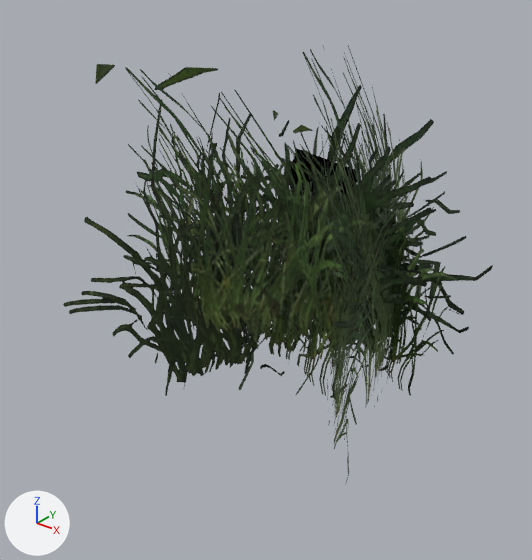
The glTF model ASSETS/Vegetation/Grass/ForestGrass001/Models/forest_grass_001_a_LOD1.gltf: old version first, new version second.
Before and after are seen from a 50 mm lens placed at (0.957, -1.411, 1.049), pointed at (-0.087, -0.105, 0.24). Arrows for +X, +Y and +Z are at lower left; the lights stay in place. The older version comes first.

In view in the first picture: 'forest_grass_001_a_LOD1'.
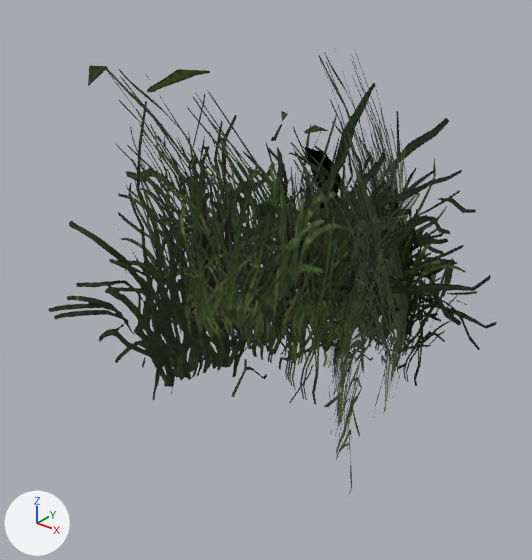
Location of each change, [x1, y1, x2, y2] in pixels of the pictures (532 x 560 px; the box of a moved part takes in the faces that stretch with it):
'forest_grass_001_a_LOD1', reshaped: before [63, 46, 493, 485]; after [49, 48, 497, 495]
part 1 of me_forest_grass_001_a_lod1, moved or reshaped: before [303, 46, 415, 408]; after [319, 48, 417, 415]
part 2 of me_forest_grass_001_a_lod1, moved or reshaped: before [251, 124, 412, 321]; after [236, 122, 394, 301]
part 3 of me_forest_grass_001_a_lod1, moved or reshaped: before [125, 67, 386, 398]; after [104, 67, 361, 405]
part 4 of me_forest_grass_001_a_lod1, moved or reshaped: before [266, 145, 459, 396]; after [251, 142, 467, 387]
part 5 of me_forest_grass_001_a_lod1, moved or reshaped: before [288, 115, 347, 365]; after [273, 108, 338, 309]
part 6 of me_forest_grass_001_a_lod1, moved or reshaped: before [241, 85, 460, 341]; after [249, 83, 476, 329]
part 7 of me_forest_grass_001_a_lod1, moved or reshaped: before [63, 92, 314, 396]; after [49, 94, 289, 401]
part 8 of me_forest_grass_001_a_lod1, moved or reshaped: before [95, 64, 493, 398]; after [88, 66, 491, 407]
part 9 of me_forest_grass_001_a_lod1, moved or reshaped: before [273, 110, 469, 371]; after [281, 111, 497, 369]
part 10 of me_forest_grass_001_a_lod1, moved or reshaped: before [325, 163, 402, 485]; after [327, 168, 406, 495]

The change, as a diff of the scene's bpy script:
```diff
--- a/ASSETS/Vegetation/Grass/ForestGrass001/Models/forest_grass_001_a_LOD1.gltf.py
+++ b/ASSETS/Vegetation/Grass/ForestGrass001/Models/forest_grass_001_a_LOD1.gltf.py
@@ me_forest_grass_001_a_lod1 @@
 # used by ob_forest_grass_001_a_lod1; location = (0.0, 0.0, 0.0)
-me_forest_grass_001_a_lod1.from_pydata(...)  # 80 vertices, 60 faces; spans x -0.571..0.478, y -0.599..0.665, z 0.0..0.823
+me_forest_grass_001_a_lod1.from_pydata(...)  # 80 vertices, 60 faces; spans x -0.597..0.5, y -0.635..0.7, z 0.0..0.823
+# me_forest_grass_001_a_lod1 part 1: the loose piece of 8 vertices spanning x -0.027..0.324, y -0.41..0.305, z 0.0..0.823 is turned 4.5 degrees about the z axis through its middle, then moved by (0.036, -0.01, 0.0)
+# me_forest_grass_001_a_lod1 part 2: the loose piece of 8 vertices spanning x -0.363..0.13, y -0.337..0.37, z 0.0..0.617 is turned 0.7 degrees about the z axis through its middle, then moved by (-0.034, 0.016, 0.0)
+# me_forest_grass_001_a_lod1 part 3: the loose piece of 8 vertices spanning x -0.571..0.314, y -0.378..-0.132, z 0.0..0.776 is turned -3 degrees about the z axis through its middle, then moved by (-0.031, -0.032, 0.0)
+# me_forest_grass_001_a_lod1 part 4: the loose piece of 8 vertices spanning x -0.346..0.432, y -0.136..0.135, z 0.0..0.563 is turned 3 degrees about the z axis through its middle, then moved by (-0.008, 0.032, 0.0)
+# me_forest_grass_001_a_lod1 part 5: the loose piece of 8 vertices spanning x -0.421..0.238, y -0.294..0.493, z 0.0..0.709 is turned -0.7 degrees about the z axis through its middle, then moved by (-0.036, 0.009, 0.0)
+# me_forest_grass_001_a_lod1 part 6: the loose piece of 8 vertices spanning x -0.236..0.116, y -0.23..0.665, z 0.0..0.748 is turned -4.5 degrees about the z axis through its middle, then moved by (0.005, 0.048, 0.0)
+# me_forest_grass_001_a_lod1 part 7: the loose piece of 8 vertices spanning x -0.327..0.096, y -0.599..0.254, z 0.0..0.7 is turned 1.5 degrees about the z axis through its middle, then moved by (-0.015, -0.031, 0.0)
+# me_forest_grass_001_a_lod1 part 8: the loose piece of 8 vertices spanning x -0.353..0.428, y -0.417..0.082, z 0.0..0.774 is turned -2.3 degrees about the z axis through its middle, then moved by (0.009, -0.037, 0.0)
+# me_forest_grass_001_a_lod1 part 9: the loose piece of 8 vertices spanning x -0.305..0.445, y -0.163..0.241, z 0.0..0.589 is turned 3.8 degrees about the z axis through its middle, then moved by (0.03, 0.032, 0.0)
+# me_forest_grass_001_a_lod1 part 10: the loose piece of 8 vertices spanning x -0.06..0.478, y -0.505..0.199, z 0.0..0.583 is moved by (0.023, -0.025, 0.0)
 me_forest_grass_001_a_lod1.materials.append(mat_forestgrass001_darkcutout)
```
